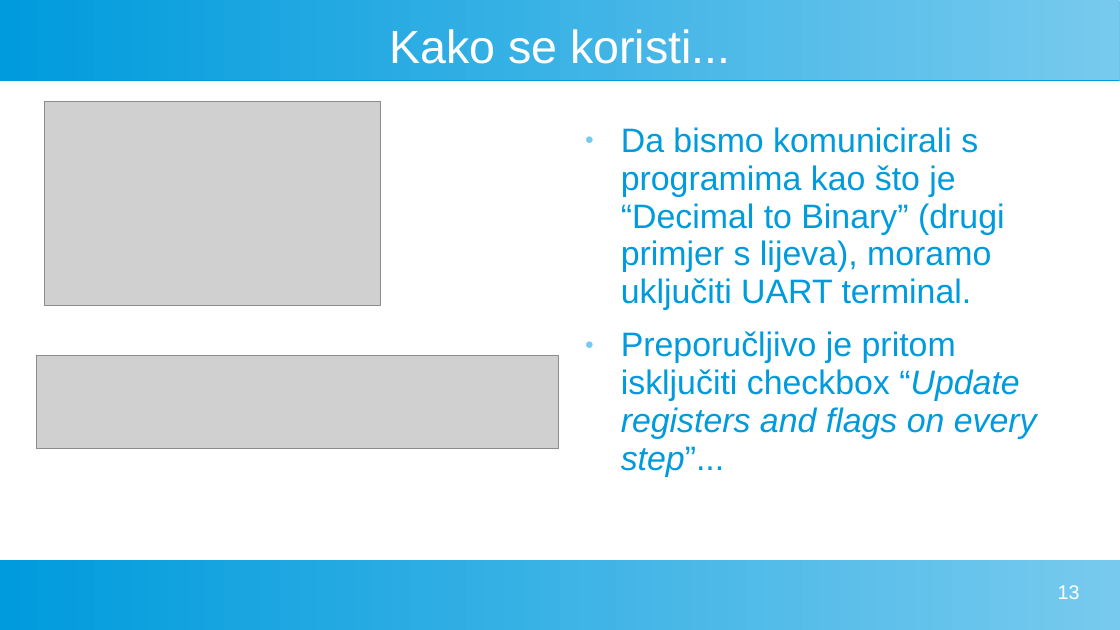
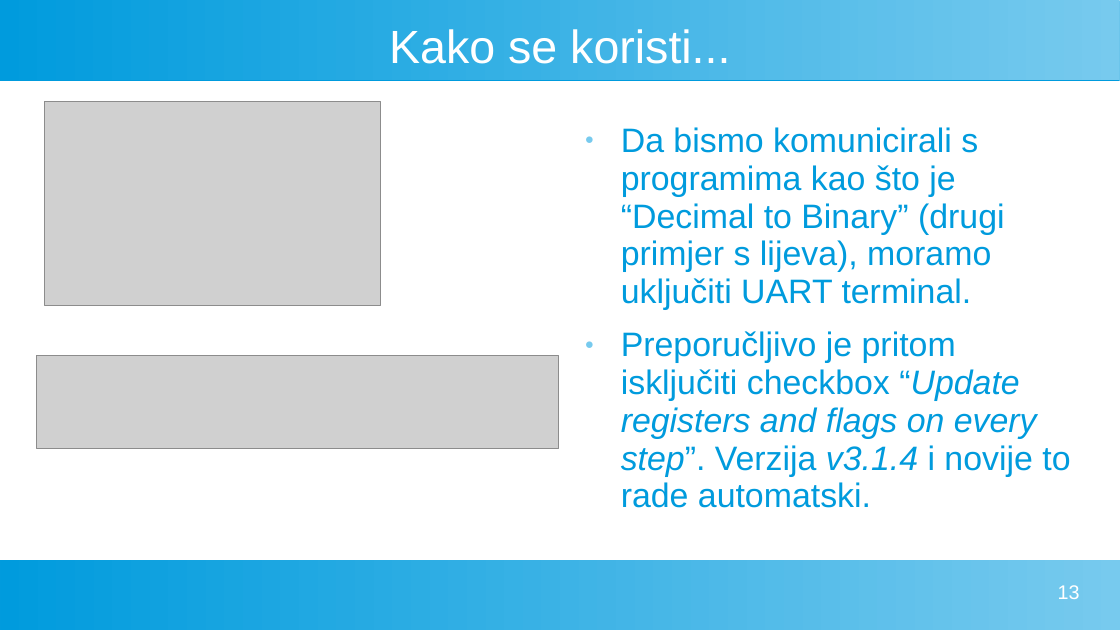
Before and after one commit to FlatAssembler/FlatAssembler.github.io, a slide deck: slide 13 of PicoBlaze/PicoBlaze.ppt. Drawn at 1120x630 pixels with LibreOffice and Linux fonts; fonts in the diff are those of the drawing; grey boxes stand for pictures. Boxes give left, top, right and bottom in pixels: in the first picture for what was removed or moved away, otherwise in the second. Text is boxed around its words. In the diff, an @@ line names an element or a change of style, - is before the commit and + after.

Commit message:
Documented the recent changes in PicoBlaze

```diff
--- a/PicoBlaze/PicoBlaze.ppt
+++ b/PicoBlaze/PicoBlaze.ppt
@@ text at (621, 331, 1070, 508): text changed @@
-● Preporučljivo je pritom isključiti checkbox “Update registers and flags on every step”...
+● Preporučljivo je pritom isključiti checkbox “Update registers and flags on every step”. Verzija v3.1.4 i novije to rade automatski.
```
